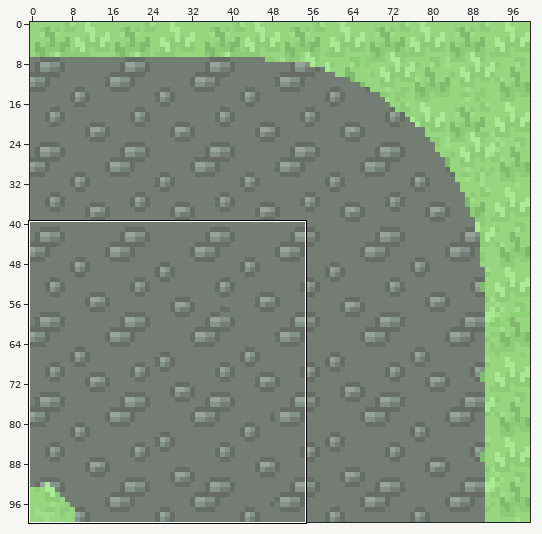
Sprite sheet: Route/RouteBasGauche.PNG. Above: a wide view before the commit, with the close-up outlined.
Close-up. Before:
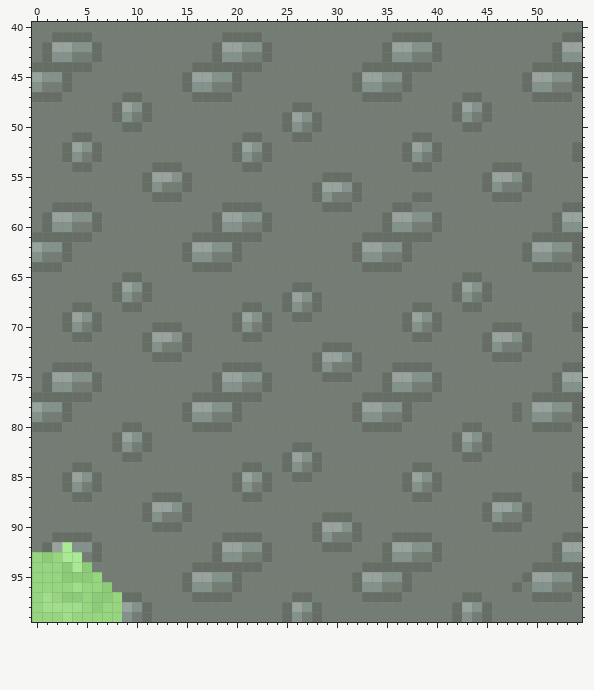
The file is 100x100 pixels. Colours within 5 levels of each other are drawn and written as one. Shown: x 0..54, y 40..99.
New version:
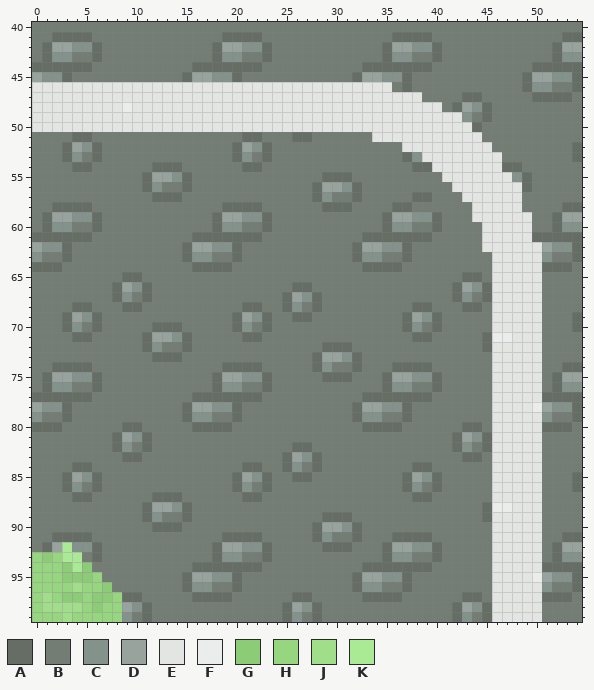
Palette (. is transparent): A #656d65  B #737d73  C #84928c  D #98a39e  E #e3e5e3  F #eaedec  G #8dcc76  H #95d67e  J #a0de8a  K #abea95
Changes in this commit:
The edit turns colour A into colour E in row 46 at x 3, 15, 20 and 32; in row 47 at x 0 to 2, 9 to 10, 16 to 19 and 33 to 36; in row 48 at x 8, 11 and 26 to 27; in row 49 at x 8, 11, 25, 28 and 42; in row 50 at x 9 to 10, 25, 28 and 43; in row 51 at x 38 to 39.
The edit turns colour A into colour E in row 52 at x 37 and 40; in row 53 at x 40; in row 54 at x 46; in rows 55 to 56 at x 45; in row 57 at x 46 to 48; in rows 62 to 63 at x 49.
The edit turns colour A into colour E in row 64 at x 50; in row 70 at x 46 to 48; in rows 71 to 72 at x 49; in row 73 at x 46 to 48; in row 77 at x 50; in rows 78 to 79 at x 48.
The edit turns colour A into colour E in row 80 at x 50; in row 87 at x 46 to 48; in rows 88 to 89 at x 49; in row 90 at x 46 to 48; in row 94 at x 50; in row 95 at x 49.
The edit turns colour A into colour E in row 96 at x 48; in row 97 at x 50.
The edit turns colour B into colour E in row 46 at x 1 to 2, 4 to 14, 18 to 19, 21 to 31 and 35; in row 47 at x 3 to 8, 11 to 15, 20 to 32 and 37 to 38; in row 48 at x 0 to 7, 12 to 25 and 28 to 40; in row 49 at x 0 to 7, 10, 12 to 24 and 29 to 41; in row 50 at x 0 to 8, 11 to 24, 27 and 29 to 42; in row 51 at x 34 to 37 and 40 to 44.
The edit turns colour B into colour E in row 52 at x 41 to 45; in row 53 at x 39 and 41 to 46; in row 54 at x 40 to 45; in row 55 at x 41 to 44; in row 56 at x 42 to 44 and 47 to 48; in row 57 at x 43 to 45.
The edit turns colour B into colour E in row 58 at x 44 to 48; in row 59 at x 44 to 49; in rows 60 to 61 at x 45 to 49; in row 62 at x 45 to 48; in row 63 at x 46 to 48; in row 64 at x 46 to 49.
The edit turns colour B into colour E in rows 65 to 69 at x 46 to 50; in row 70 at x 49 to 50; in row 71 at x 50; in row 72 at x 47 to 48 and 50; in row 73 at x 49 to 50; in rows 74 to 76 at x 46 to 50.
The edit turns colour B into colour E in row 77 at x 46 to 49; in rows 78 to 79 at x 46 to 47 and 49; in row 80 at x 46 to 49; in rows 81 to 86 at x 46 to 50; in row 87 at x 49 to 50; in row 88 at x 50.
The edit turns colour B into colour E in row 89 at x 47 to 48 and 50; in row 90 at x 49 to 50; in rows 91 to 93 at x 46 to 50; in row 94 at x 46 to 49; in row 95 at x 46 to 48; in row 96 at x 46 to 47 and 49.
The edit turns colour B into colour E in row 97 at x 46 to 49; in rows 98 to 99 at x 46 to 50.
The edit turns colour C into colour E in row 46 at x 0, 16 to 17 and 33 to 34; in row 48 at x 10; in row 49 at x 9 and 27; in row 50 at x 26; in row 52 at x 39; in row 56 at x 46.
The edit turns colour C into colour E in row 63 at x 50; in row 71 at x 48; in row 72 at x 46; in row 79 at x 50; in row 88 at x 48; in row 89 at x 46.
The edit turns colour C into colour E in row 96 at x 50.
The edit turns colour D into colour E in row 49 at x 26; in row 52 at x 38; in row 55 at x 46 to 47; in row 62 at x 50.
The edit turns colour D into colour F in row 48 at x 9; in row 71 at x 46 to 47; in row 78 at x 50; in row 88 at x 46 to 47; in row 95 at x 50.
